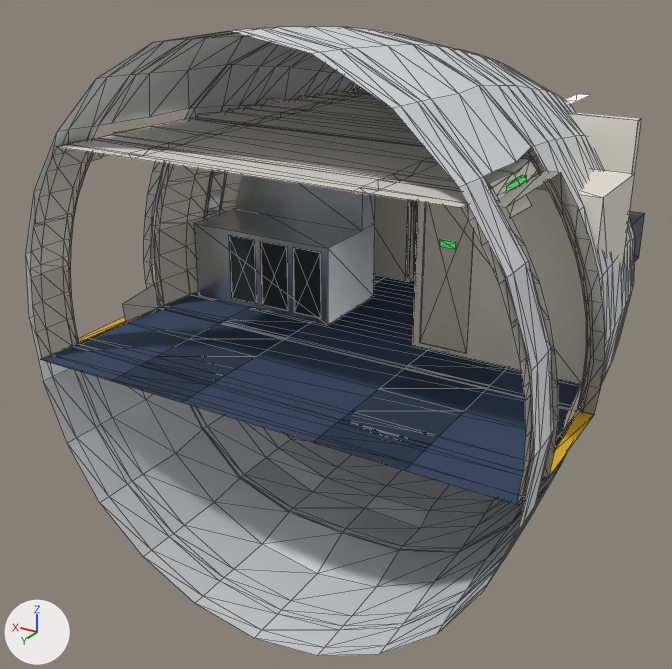
One commit to the glTF model packages/client/public/props/ac_section_nose.glb: the scene before it, then after it.
One viewpoint serves both versions: a 50 mm camera at (-5.1, 11.57, 7.33) aimed at (1.11, 1.23, 2.16). Lighting does not change. The marker at lower left points along +X, +Y and +Z. The first picture is the older version. Mesh edges are drawn as thin lines. Where no turn or scale is listed for an object, it has been applied to the vertices. Vertices at exactly the same position are counted once.

The scene before the commit, as lines of its bpy script (objects in view):
```python
me_ac_section_nose = bpy.data.meshes.new('ac_section_nose')
me_ac_section_nose.from_pydata(...)  # 2223 vertices, 2788 faces; spans x -3.04..3.04, y -33.4..-23.65, z 4.01..10.58
me_ac_section_nose.materials.append(mat_skin)  # white #e9ebed
me_ac_section_nose.materials.append(mat_console)  # dark grey #373c42
me_ac_section_nose.materials.append(mat_carpet)  # dark blue #374966
me_ac_section_nose.materials.append(mat_deck)  # dark grey #5c6066
me_ac_section_nose.materials.append(mat_glass)  # blue #9bb9c9
me_ac_section_nose.materials.append(mat_carpetaisle)  # dark blue #28354f
me_ac_section_nose.materials.append(mat_ceiling)  # white #eeece5
me_ac_section_nose.materials.append(mat_light)  # white #fff6e9, glowing pale yellow #f9ebd4
me_ac_section_nose.materials.append(mat_trim)  # grey #9b9890
me_ac_section_nose.materials.append(mat_panellow)  # pale yellow #d0c9bc
me_ac_section_nose.materials.append(mat_panel)  # white #e7e2d7
me_ac_section_nose.materials.append(mat_yellow)  # yellow #e1b119
me_ac_section_nose.materials.append(mat_sign)  # dark green #143719, glowing green #37bd56
me_ac_section_nose.materials.append(mat_dark)  # black #26282c
me_ac_section_nose.materials.append(mat_screen)  # black #071016
me_ac_section_nose.materials.append(mat_screenamber)  # black #140a00, glowing brown #70490a
me_ac_section_nose.materials.append(mat_metal)  # grey #8d9197
me_ac_section_nose.materials.append(mat_steel)  # light grey #b9bdc1
ob_ac_section_nose = bpy.data.objects.new('ac_section_nose', me_ac_section_nose)
ob_ac_section_nose.location = (0.0, 28.53, -4.01)
```
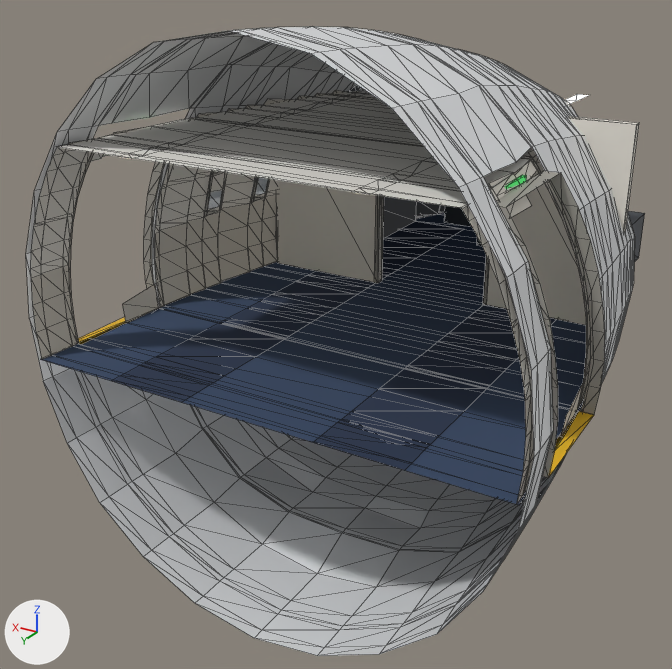
What differs and where, as boxes (x1, y1, x2, y2) in the pictures (672 x 669 px):
part 1 of me_ac_section_nose, added
    after: (374, 195, 489, 305)
part 2 of me_ac_section_nose, added
    after: (276, 94, 639, 325)
part 3 of me_ac_section_nose, deleted
    before: (194, 168, 635, 384)
part 4 of me_ac_section_nose, reshaped (mostly hidden afterwards)
    before: (344, 91, 642, 281)
    after: (477, 237, 482, 246)

Patch to the scene script:
```diff
--- a/packages/client/public/props/ac_section_nose.glb.py
+++ b/packages/client/public/props/ac_section_nose.glb.py
@@ me_ac_section_nose @@
 # used by ob_ac_section_nose; location = (0.0, 28.53, -4.01)
-me_ac_section_nose.from_pydata(...)  # 2223 vertices, 2788 faces; spans x -3.04..3.04, y -33.4..-23.65, z 4.01..10.58
+me_ac_section_nose.from_pydata(...)  # 2169 vertices, 2704 faces; spans x -3.04..3.04, y -33.4..-23.65, z 4.01..10.58
+# me_ac_section_nose part 1: a new loose piece of 20 vertices spanning x -0.85..0.85, y -28.07..-27.93, z 6.79..8.94, in mat_trim (grey #9b9890)
+# me_ac_section_nose part 2: a new loose piece of 20 vertices spanning x -2.51..2.51, y -28.06..-27.94, z 6.79..9.34, in mat_panel (white #e7e2d7)
+# me_ac_section_nose part 3: 8 loose pieces with 82 vertices, spanning x -2.67..2.67, y -28.39..-26.23, z 6.79..8.89, are deleted
+# me_ac_section_nose part 4
+# 20 vertices are removed from x -2.46..2.46, y -28.38..-28.22, z 6.79..9.34
+# 36 faces are deleted
+# 4 vertices in x -0.3..0.3, y -29.9, z 6.79..7.54 move by (0.0, -0.4, 0.0)
+# other edits to the shape of me_ac_section_nose do not show in these pictures
 me_ac_section_nose.materials.append(mat_skin)
@@ me_ac_section_nose @@
 me_ac_section_nose.materials.append(mat_metal)
-me_ac_section_nose.materials.append(mat_steel)  # light grey #b9bdc1
```
